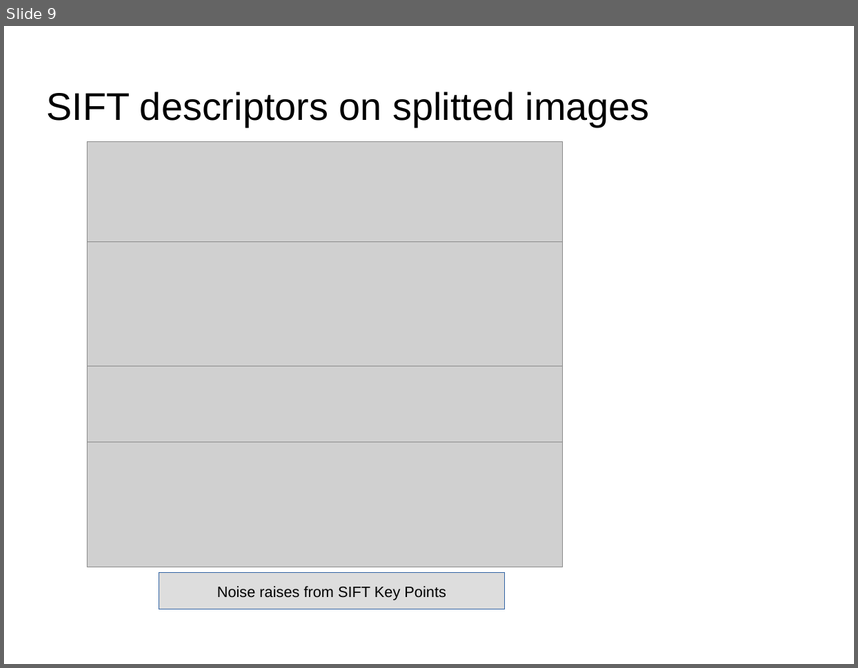
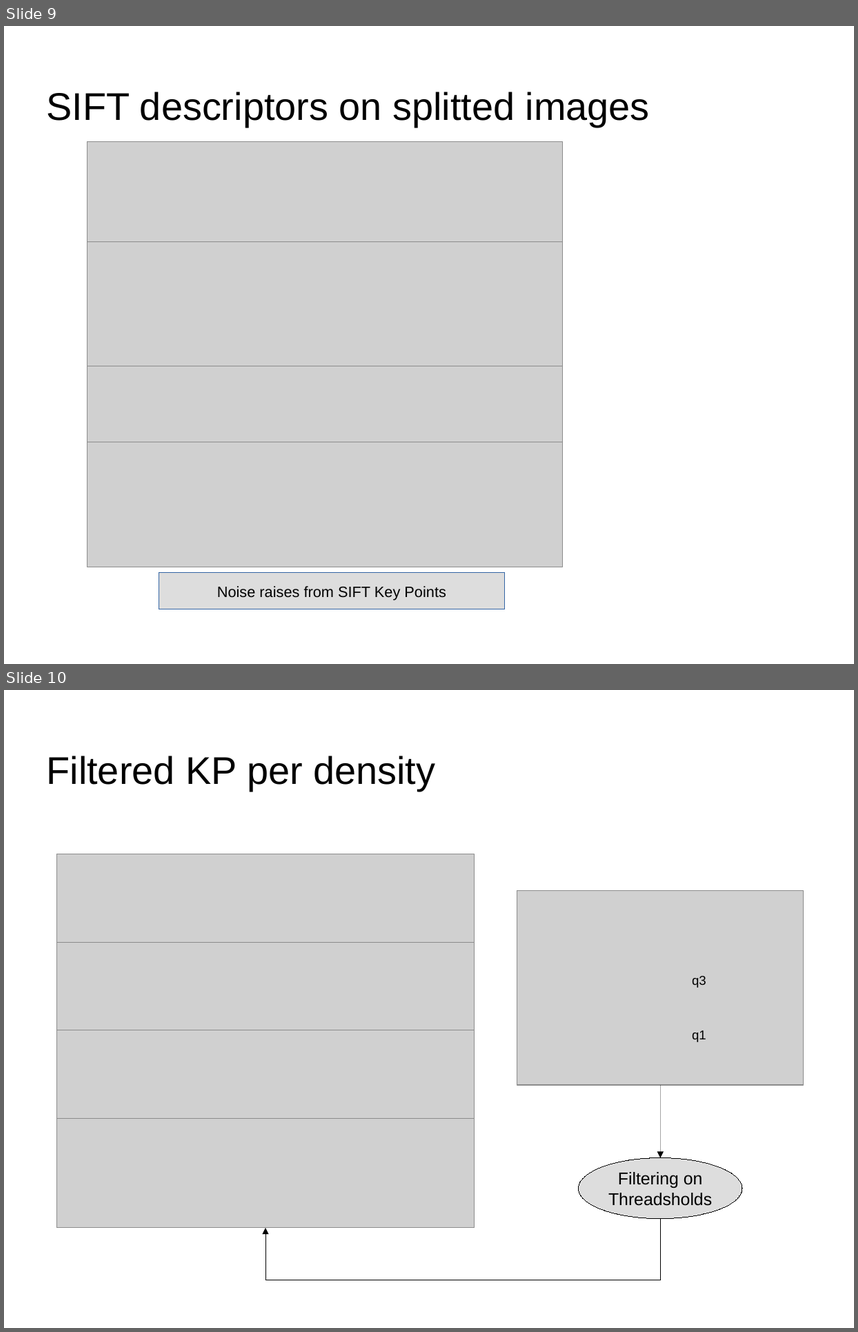
Before and after one commit to dataforcast/OC_Datascientist, a slide deck: P7/report/Openclassrooms_ParcoursDatascientist_P7-V1.odp. Shown one above the other, each under a label of ours: slide 9 before the commit, slides 9 and 10 after it. The pictures are 858x668 and 858x1332 pixels, drawn with LibreOffice and Linux fonts; fonts in the diff are those of the drawing; grey boxes stand for pictures; background and template pictures are left out. Boxes give left, top, right and bottom in pixels: in the first picture for what was removed or moved away, otherwise in the second. Text is boxed around its words. In the diff, an @@ line names an element or a change of style, - is before the commit and + after.

```diff
--- a/P7/report/Openclassrooms_ParcoursDatascientist_P7-V1.odp
+++ b/P7/report/Openclassrooms_ParcoursDatascientist_P7-V1.odp
@@ slide 10 added at (4,690,854,1328), background picture (left out) @@
@@ title added at (47,756,435,791), 36 pt, text #000000 @@
+Filtered KP per density
@@ picture added at (517,891,804,1085) @@
@@ text added at (692,976,706,987), 12 pt, text #000000 @@
+q3
@@ text added at (692,1030,706,1042), 12 pt, text #000000 @@
+q1
@@ arrow added from (660, 1085) to (660, 1157), #000000 0 pt @@
@@ group added at (56,854,474,1228): 4 pictures @@
@@ ellipse added at (579,1157,743,1219), fill #DDDDDD, outline #000000 0 pt, 16 pt, text #000000 @@
+Filtering on
+Threadsholds
@@ elbow arrow added from (660, 1219) to (266, 1228), #000000 0 pt @@
```
Also in this commit, not shown: 2 other slides added, 9 other files.
